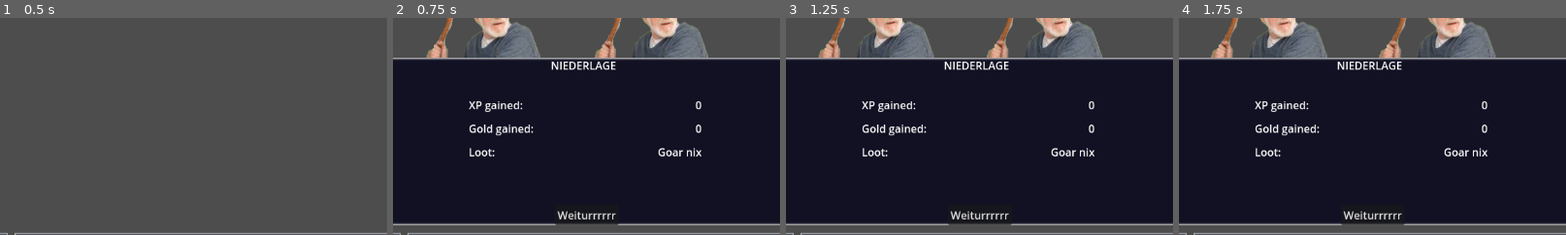
Above: before the commit, frames 1-4 (left to right).
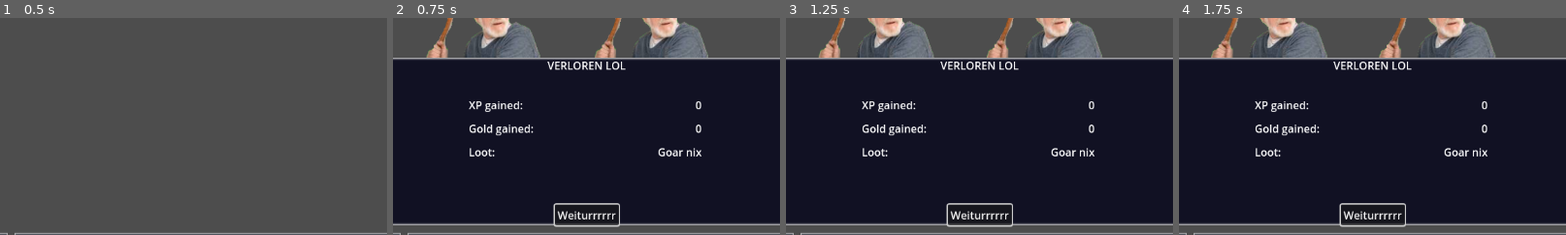
Above: after the commit, the same moments.

Repository: Marv0407/kotstulle-game
Game: Godot game, scene res://scenes/BattleTest.tscn
Two runs of this game, one before a commit and one after it. Both use one fixed random seed, a clock stepped at 60 frames per second and the inputs below. This scene is started directly instead of the project's main scene.
Inputs (mouse positions are % of the whole screen's width and height, from its top left):
- Up to frame 1 (0.5 s): no input
- Up to frame 2 (0.75 s): click "Start Battle" at 0.5 s
- Up to frame 3 (1.25 s): no input
- Up to frame 4 (1.75 s): click (37, 37) at 1.27 s
The pictures show only the part of the screen within x 25-75%, y 22-71%; the shares and areas given below are measured in that part.

Frame 1 is identical in both runs. In frame 2, 1.0% of the frame differs, in the area x 39-61%, y 20-97%; in frame 3, 1.0%; in frame 4, 1.0%.

Commit message:
Added pause menu; updated battle results
- Add a new InGameMenu scene and script to toggle the pause menu and render party members using PartyMemberUI
- Rename and extend PartyMemberUI nodes (NameLabel, LevelLabel, HPLabel, XPLabel)
- Update party_member_ui.gd to use the new node names and provide update_display(data) to populate UI from GameData
- Refactor battle_manager.gd: introduce grouped sections for parties, turns, targeting, vfx
- Add earned_xp, earned_gold, earned_loot, and victory UI references in battle_manager.gd
- Accumulate rewards in end_battle method
- Replace the old result flow with display_battle_results to populate XP, gold, and loot fields
- Add _get_grouped_loot_text to format loot output
- Clean up target highlight logic in battle_manager.gd

Diff:
--- /dev/null
+++ b/scenes/InGameMenu.tscn
@@ -0,0 +1,54 @@
+[gd_scene load_steps=4 format=3 uid="uid://d0kcksev6mafn"]
+
+[ext_resource type="Script" uid="uid://b8x04g2xbmitx" path="res://scripts/in_game_menu.gd" id="1_kkpiy"]
+[ext_resource type="PackedScene" uid="uid://xm18nkpojt6g" path="res://scenes/PartyMemberUI.tscn" id="2_d7o6g"]
+
+[sub_resource type="StyleBoxFlat" id="StyleBoxFlat_d7o6g"]
+content_margin_left = 6.0
+content_margin_top = 6.0
+content_margin_right = 6.0
+content_margin_bottom = 6.0
+bg_color = Color(0.06696608, 0.06793864, 0.1393469, 1)
+border_width_left = 4
+border_width_top = 4
+border_width_right = 4
+border_width_bottom = 4
+border_blend = true
+
+[node name="InGameMenu" type="CanvasLayer"]
+script = ExtResource("1_kkpiy")
+party_member_ui_scene = ExtResource("2_d7o6g")
+
+[node name="PanelContainer" type="PanelContainer" parent="."]
+offset_right = 40.0
+offset_bottom = 40.0
+theme_override_styles/panel = SubResource("StyleBoxFlat_d7o6g")
+
+[node name="MainContainer" type="HBoxContainer" parent="PanelContainer"]
+layout_mode = 2
+
+[node name="ButtonList" type="VBoxContainer" parent="PanelContainer/MainContainer"]
+custom_minimum_size = Vector2(200, 0)
+layout_mode = 2
+
+[node name="PartyBtn" type="Button" parent="PanelContainer/MainContainer/ButtonList"]
+layout_mode = 2
+text = "Party"
+
+[node name="ItemsBtn" type="Button" parent="PanelContainer/MainContainer/ButtonList"]
+layout_mode = 2
+text = "Items"
+
+[node name="SaveBtn" type="Button" parent="PanelContainer/MainContainer/ButtonList"]
+layout_mode = 2
+text = "Save"
+
+[node name="QuitBtn" type="Button" parent="PanelContainer/MainContainer/ButtonList"]
+layout_mode = 2
+text = "Quit"
+
+[node name="ContentArea" type="MarginContainer" parent="PanelContainer/MainContainer"]
+layout_mode = 2
+
+[node name="PartyView" type="VBoxContainer" parent="PanelContainer/MainContainer/ContentArea"]
+layout_mode = 2
--- a/scenes/PartyMemberUI.tscn
+++ b/scenes/PartyMemberUI.tscn
@@ -21,8 +21,11 @@
 [node name="PartyMemberUi" type="HBoxContainer"]
 script = ExtResource("1_2ed12")
 
-[node name="NameLbl" type="Label" parent="."]
+[node name="NameLabel" type="Label" parent="."]
 custom_minimum_size = Vector2(180, 0)
+layout_mode = 2
+
+[node name="LevelLabel" type="Label" parent="."]
 layout_mode = 2
 
 [node name="HPBar" type="ProgressBar" parent="."]
@@ -36,7 +39,7 @@
 allow_lesser = true
 show_percentage = false
 
-[node name="HPLbl" type="Label" parent="HPBar"]
+[node name="HPLabel" type="Label" parent="HPBar"]
 layout_mode = 1
 anchors_preset = 8
 anchor_left = 0.5
@@ -73,3 +76,6 @@
 allow_greater = true
 allow_lesser = true
 show_percentage = false
+
+[node name="XPLabel" type="Label" parent="."]
+layout_mode = 2
--- a/scripts/battle_manager.gd
+++ b/scripts/battle_manager.gd
@@ -12,9 +12,10 @@
 @export var sound_focus: AudioStream
 @export var sound_select: AudioStream
 @export var sound_cancel: AudioStream
-
+# --- PARTIES ---
 var party: Array[BattleCharacter] = []
 var enemies: Array[BattleCharacter] = []
+# --- TURN STATES & ORDER ---
 var turn_order: Array[BattleCharacter] = []
 var turn_order_slots: Array = []
 var current_turn_index : int
@@ -26,9 +27,11 @@
 	END
 }
 var state := BattleState.START
+# --- TARGETING ---
 var pending_skill: SkillData
 var pending_user: BattleCharacter
 var focused_target_index: int = 0
+# --- VFX & SFX ---
 @onready var spawn_point = $"../DebugUI/EnemyPositionAnchor/EnemyPartyContainer"
 @onready var party_panel: PartyHUD = $"../DebugUI/CanvasLayer/PartyMenuContainer/ColorRect/PartyHUDContainer"
 @onready var log_container = $"../DebugUI/CanvasLayer/PanelContainer/ScrollContainer/LogContainer"
@@ -39,9 +42,11 @@
 @onready var victory_label = $"../DebugUI/VictoryPanel/Header"
 @onready var xp_gained_label = $"../DebugUI/VictoryPanel/GridContainer/ExpLabel"
 @onready var gold_gained_label = $"../DebugUI/VictoryPanel/GridContainer/GoldLabel"
-
-
-
+@onready var loot_gained_label = $"../DebugUI/VictoryPanel/GridContainer/LootLabel"
+@onready var victory_button = $"../DebugUI/VictoryPanel/Button"
+var earned_xp: int = 0
+var earned_gold: int = 0
+var earned_loot: Array[String] = []
 #endregion
 
 # --- SETUP ---
@@ -191,15 +196,16 @@
 		if GameData.last_encounter_id != "":
 			GameData.defeated_encounters.append(GameData.last_encounter_id)
 			GameData.last_encounter_id = ""
-		var total_xp = 0
 		for e in enemies:
-			total_xp += e.data.xp_yield
+			earned_xp += e.data.xp_yield
+			earned_gold += e.data.gold
+			#if e.data.items and randf_range(0, 100) <= e.data.item_dropchance: #TODO
+				#earned_loot.append(e.data.items)
 		for i in range(GameData.party_members.size()):
-			GameData.add_xp_to_hero(i, total_xp)
-		post_log("Sieg! Erhaltene XP: " + str(total_xp), Color.GREEN)
-		show_result_screen("SIEG")
-	else:
-		show_result_screen("NIEDERLAGE")
+			GameData.add_xp_to_hero(i, earned_xp)
+		display_battle_results("SIEG")
+	else:
+		display_battle_results("VERLOREN LOL")
 #endregion
 
 #region ATTACK & SKILL LOGIC
@@ -411,16 +417,13 @@
 func highlight_potential_targets(active: bool):
 	for e in enemies:
 		if not e.battle_node: continue
-
 		if e.battle_node.has_meta("highlight_tween"):
 			var old_tween = e.battle_node.get_meta("highlight_tween")
 			if old_tween and old_tween.is_valid():
 				old_tween.kill()
 			e.battle_node.remove_meta("highlight_tween")
-
 		e.battle_node.modulate = Color.WHITE
 		e.battle_node.get_node("Sprite2D").modulate = Color.WHITE
-
 		if e.battle_node.has_method("reset_visuals"):
 			e.battle_node.reset_visuals()
 
@@ -432,6 +435,21 @@
 			e.battle_node.set_meta("highlight_tween", tween)
 		else:
 			e.battle_node.is_targetable = false
+
+func display_battle_results(title: String):
+	victory_panel.show()
+	victory_label.text = title
+	if title == "SIEG":
+		#play_sfx() # TODO
+		xp_gained_label.text = str(earned_xp)
+		gold_gained_label.text = str(earned_gold)
+		loot_gained_label.text = _get_grouped_loot_text()
+	else:
+		xp_gained_label.text = "0"
+		gold_gained_label.text = "0"
+		loot_gained_label.text = "Goar nix"
+		pass
+	victory_button.grab_focus()
 
 func open_skill_menu():
 	var actor = get_current_actor()
@@ -475,12 +493,24 @@
 		return true
 	return false
 
-func show_result_screen(title: String):
-	victory_panel.show()
-	victory_label.text = title
-	#xp_gained_label.text = total_xp_gained # TODO
-	#gold_gained_label.text = total_gold_gained # TODO
-	print("Kampf beendet: " + title)
+func _get_grouped_loot_text() -> String:
+	if earned_loot.is_empty():
+		return "Kein Loot gefunden"
+	var counts = {}
+	for item in earned_loot:
+		if counts.has(item):
+			counts[item] += 1
+		else:
+			counts[item] = 1
+
+	var final_text = ""
+	for item_name in counts.keys():
+		var amount = counts[item_name]
+		if amount > 1:
+			final_text += "- " + item_name + " x" + str(amount) + "\n"
+		else:
+			final_text += "- " + item_name + "\n"
+	return final_text
 
 func get_alive_enemies() -> Array[BattleCharacter]:
 	return enemies.filter(func(c): return c.is_alive())
--- /dev/null
+++ b/scripts/in_game_menu.gd
@@ -0,0 +1,25 @@
+extends CanvasLayer
+
+@export var party_member_ui_scene: PackedScene
+
+func _ready():
+	hide()
+
+func _input(event):
+	if event.is_action_pressed("ui_cancel"):
+		toggle_menu()
+
+func toggle_menu():
+	visible = !visible
+	get_tree().paused = visible
+	if visible:
+		show_party()
+
+func show_party():
+	for child in %PartyView.get_children():
+		child.queue_free()
+
+	for hero_data in GameData.party_members:
+		var member_ui = party_member_ui_scene.instantiate()
+		%PartyView.add_child(member_ui)
+		member_ui.update_display(hero_data)
--- a/scripts/party_member_ui.gd
+++ b/scripts/party_member_ui.gd
@@ -1,7 +1,7 @@
 extends HBoxContainer
 
-@onready var name_label: Label = $NameLbl
-@onready var hp_label: Label = $HPBar/HPLbl
+@onready var name_label: Label = $NameLabel
+@onready var hp_label: Label = $HPBar/HPLabel
 @onready var hp_bar: ProgressBar = $HPBar
 @onready var ghost_bar: ProgressBar = $HPBar/GhostBar
 
@@ -55,3 +55,14 @@
 	ghost_bar.max_value = character.get_max_hp()
 	ghost_bar.value = character.get_hp()
 	hp_label.text = str(character.get_hp()) + " / " + str(character.get_max_hp())
+
+func update_display(data: Dictionary):
+	name_label.text = data["name"]
+	$LevelLabel.text = "Lvl: " + str(data["level"]) # TODO
+	hp_bar.max_value = data["max_hp"]
+	hp_bar.value = data["current_hp"]
+	hp_label.text = str(data["current_hp"]) + " / " + str(data["max_hp"])
+
+	if has_node("XPLabel"):
+		var req_xp = GameData.get_required_xp(data["level"])
+		$XPLabel.text = "XP: %d / %d" % [data["xp"], req_xp]
Not shown, added: scripts/in_game_menu.gd.uid
